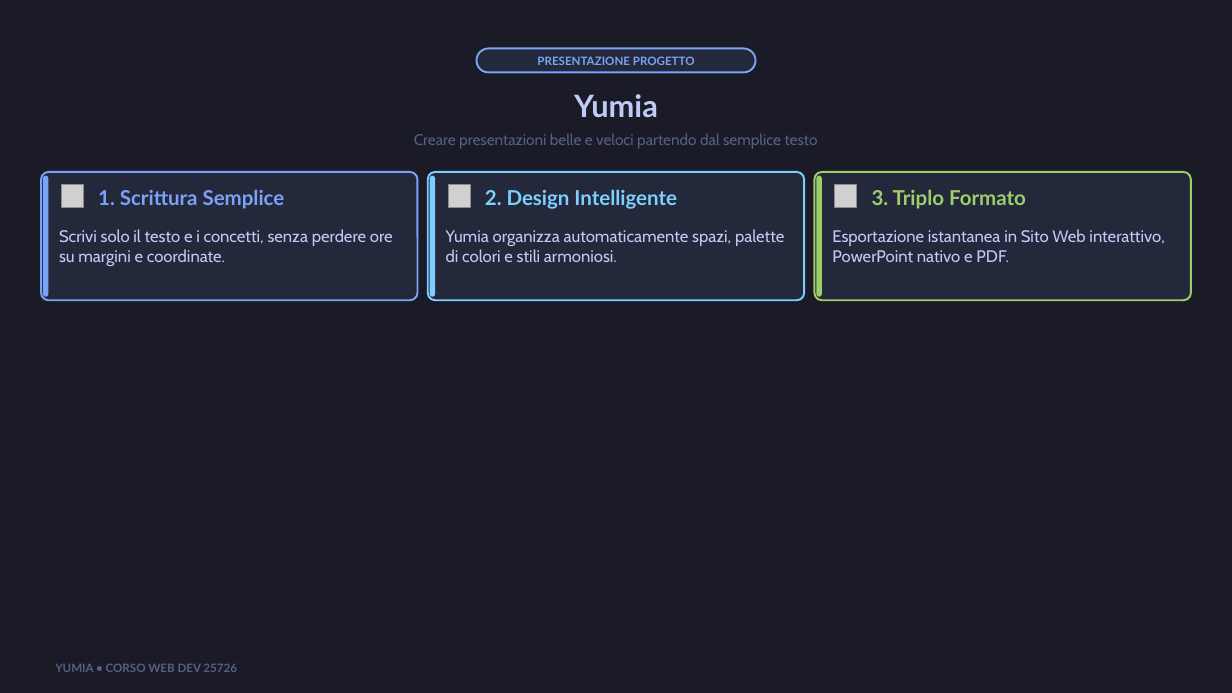
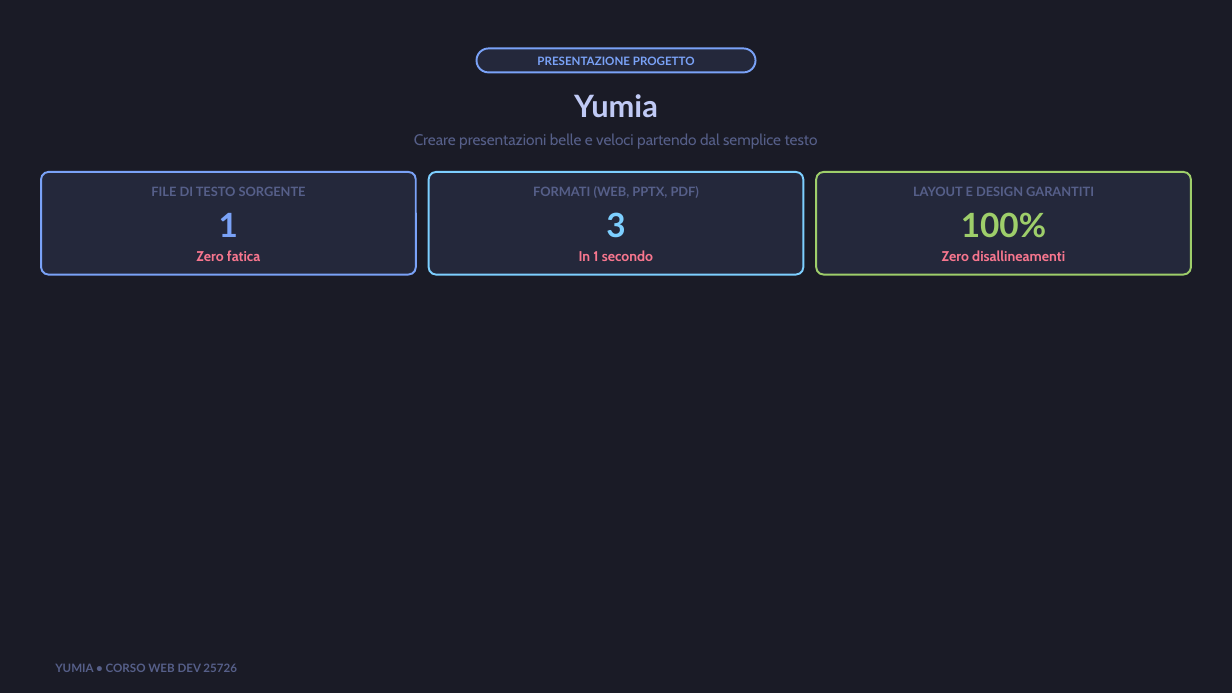
Before and after one commit to biagio-scaglia/Yumia-MD, a slide deck: slide 1 of presentation.pptx. Drawn at 1232x693 pixels with LibreOffice and Linux fonts; fonts in the diff are those of the drawing; grey boxes stand for pictures. Boxes give left, top, right and bottom in pixels: in the first picture for what was removed or moved away, otherwise in the second. Text is boxed around its words. In the diff, an @@ line names an element or a change of style, - is before the commit and + after.

```diff
--- a/presentation.pptx
+++ b/presentation.pptx
@@ rounded rectangle resized from (x1=41, y1=172, x2=417, y2=300) to (x1=41, y1=172, x2=416, y2=274) @@
@@ rounded rectangle removed at (x1=43, y1=176, x2=48, y2=297) @@
@@ rounded rectangle resized from (x1=428, y1=172, x2=804, y2=300) to (x1=429, y1=172, x2=804, y2=274) @@
@@ rounded rectangle removed at (x1=430, y1=176, x2=435, y2=297) @@
@@ proportions changed in 3 elements at (x1=41, y1=172, x2=416, y2=274), (x1=429, y1=172, x2=804, y2=274), (x1=816, y1=172, x2=1191, y2=274) @@
@@ rounded rectangle resized from (x1=814, y1=172, x2=1190, y2=300) to (x1=816, y1=172, x2=1191, y2=274) @@
@@ rounded rectangle removed at (x1=816, y1=176, x2=822, y2=297) @@
@@ picture removed at (x1=61, y1=185, x2=83, y2=207) @@
@@ text added at (x1=151, y1=187, x2=306, y2=196), 10 pt, text #565F89, bold @@
+FILE DI TESTO SORGENTE
@@ picture removed at (x1=448, y1=185, x2=470, y2=207) @@
@@ text removed at (x1=485, y1=189, x2=677, y2=209) @@
-2. Design Intelligente
@@ text added at (x1=533, y1=186, x2=699, y2=198), 10 pt, text #565F89, bold @@
+FORMATI (WEB, PPTX, PDF)
@@ text "LAYOUT E DESIGN GARANTITI" at (x1=913, y1=187, x2=1094, y2=196): vertical alignment top to middle @@
@@ picture removed at (x1=835, y1=185, x2=857, y2=207) @@
@@ text removed at (x1=872, y1=189, x2=1026, y2=209) @@
-3. Triplo Formato
@@ text at (x1=913, y1=187, x2=1094, y2=196): text changed; size 13 to 10 pt; font Cabin to Lato; text colour #C0CAF5 to #565F89; bold on @@
-Yumia organizza automaticamente spazi, palette di colori e stili armoniosi.
+LAYOUT E DESIGN GARANTITI
@@ text removed at (x1=59, y1=229, x2=393, y2=266) @@
-Scrivi solo il testo e i concetti, senza perdere ore su margini e coordinate.
@@ text at (x1=219, y1=213, x2=238, y2=237): text changed; size 16 to 26 pt @@
-1. Scrittura Semplice
+1
@@ text added at (x1=606, y1=212, x2=625, y2=238), 26 pt, text #7DCFFF, bold @@
+3
@@ text removed at (x1=832, y1=229, x2=1164, y2=262) @@
-Esportazione istantanea in Sito Web interattivo, PowerPoint nativo e PDF.
@@ text added at (x1=961, y1=212, x2=1046, y2=238), 26 pt, text #9ECE6A, bold @@
+100%
@@ text added at (x1=196, y1=250, x2=260, y2=261), 11 pt, text #F7768E, bold @@
+Zero fatica
@@ text added at (x1=579, y1=250, x2=653, y2=261), 11 pt, text #F7768E, bold @@
+In 1 secondo
@@ text added at (x1=942, y1=250, x2=1065, y2=261), 11 pt, text #F7768E, bold @@
+Zero disallineamenti
```
Also in this commit, not shown: 6 other slides changed, 16 other files.
